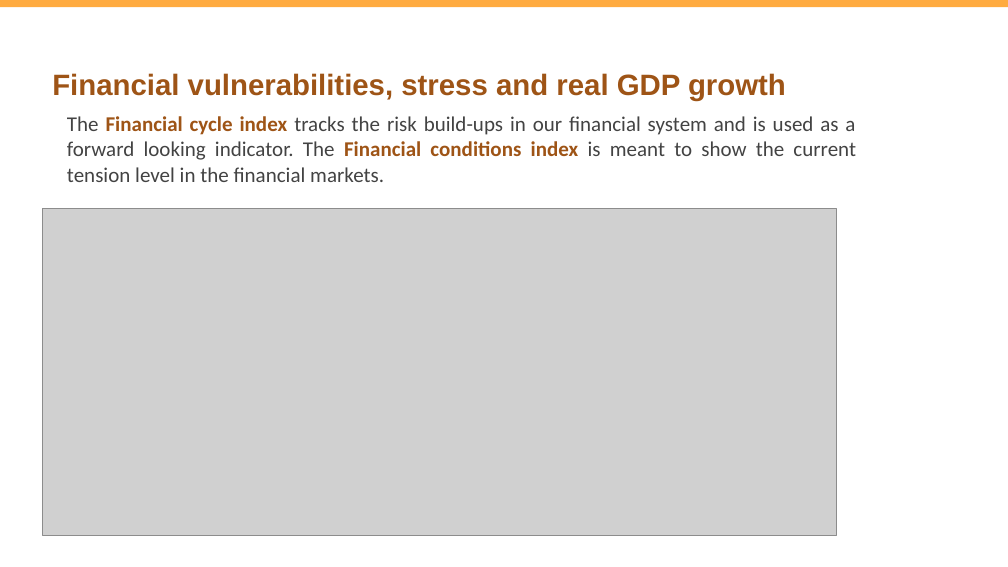
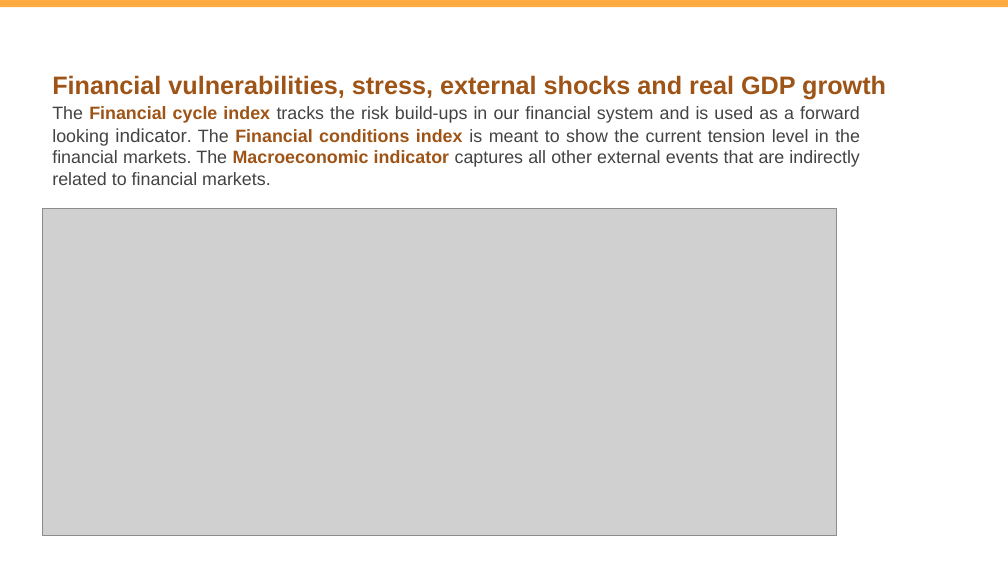
Before and after one commit to vlad-yeghiazaryan/armenian-gar, a slide deck: slide 2 of Presentations/Growth at Risk Armenia periodical 2024Q3.pptx. Drawn at 1008x567 pixels with LibreOffice and Linux fonts; fonts in the diff are those of the drawing; grey boxes stand for pictures. Boxes give left, top, right and bottom in pixels: in the first picture for what was removed or moved away, otherwise in the second. Text is boxed around its words. In the diff, an @@ line names an element or a change of style, - is before the commit and + after.

```diff
--- a/Presentations/Growth at Risk Armenia periodical 2024Q3.pptx
+++ b/Presentations/Growth at Risk Armenia periodical 2024Q3.pptx
@@ title at (x1=52, y1=75, x2=886, y2=99): text changed; size 28 to 24 pt @@
-Financial vulnerabilities, stress and real GDP growth
+Financial vulnerabilities, stress, external shocks and real GDP growth
@@ text at (x1=52, y1=106, x2=860, y2=185): text changed; size 20 to 17 pt; font Calibri to Arial @@
-The Financial cycle index tracks the risk build-ups in our financial system and is used as a forward looking indicator. The Financial conditions index is meant to show the current tension level in the financial markets.
+The Financial cycle index tracks the risk build-ups in our financial system and is used as a forward looking indicator. The Financial conditions index is meant to show the current tension level in the financial markets. The Macroeconomic indicator captures all other external events that are indirectly related to financial markets.
```
Also in this commit, not shown: 5 other slides changed, 5 slides added, 6 slides removed, 17 other files.
